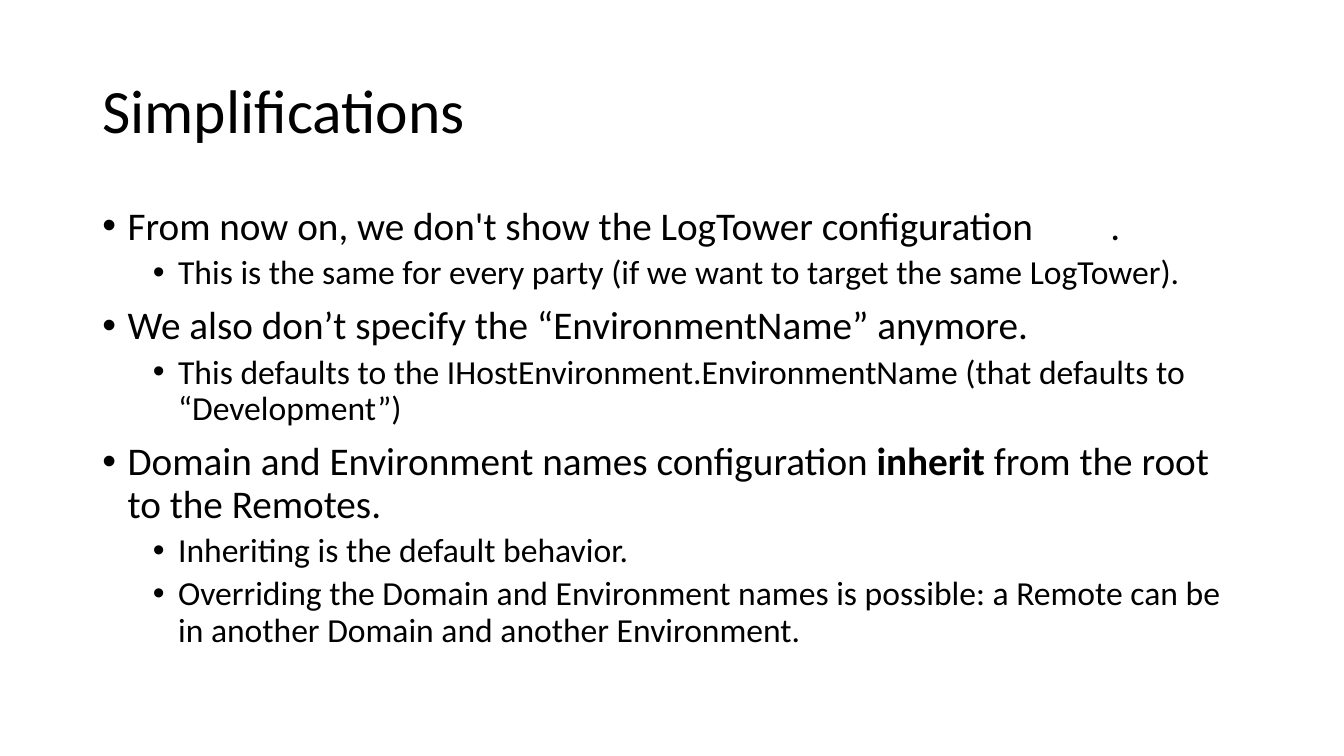
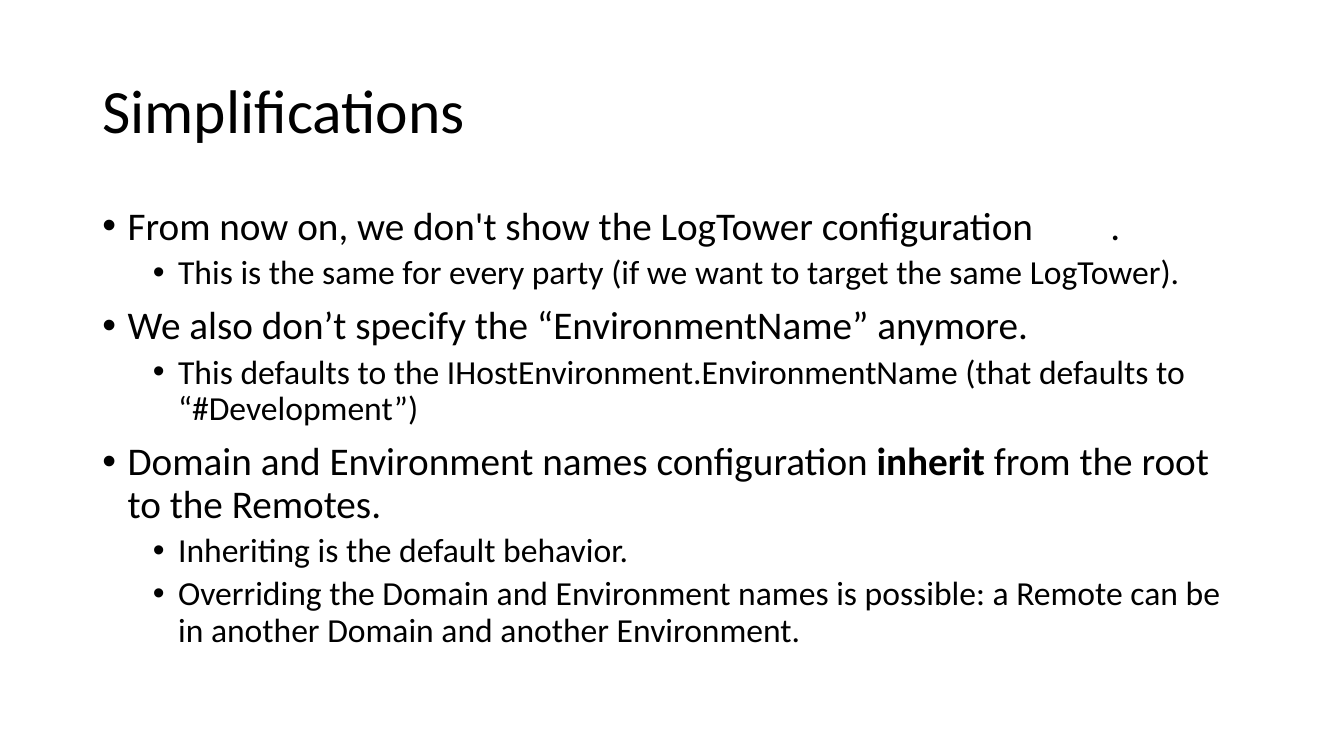
Before and after one commit to signature-opensource/CK-AppIdentity-Transport, a slide deck: slide 7 of Doc/CK-AppIdentity.pptx. Drawn at 1344x756 pixels with LibreOffice and Linux fonts; fonts in the diff are those of the drawing. Boxes give left, top, right and bottom in pixels: in the first picture for what was removed or moved away, otherwise in the second. Text is boxed around its words. In the diff, an @@ line names an element or a change of style, - is before the commit and + after.

```diff
--- a/Doc/CK-AppIdentity.pptx
+++ b/Doc/CK-AppIdentity.pptx
@@ text at (178, 359, 1185, 426): text changed @@
-  • This defaults to the IHostEnvironment.EnvironmentName (that defaults to “Development”)
+  • This defaults to the IHostEnvironment.EnvironmentName (that defaults to “#Development”)
```
Also in this commit, not shown: 13 other slides changed, 2 slides added, 19 other files.
